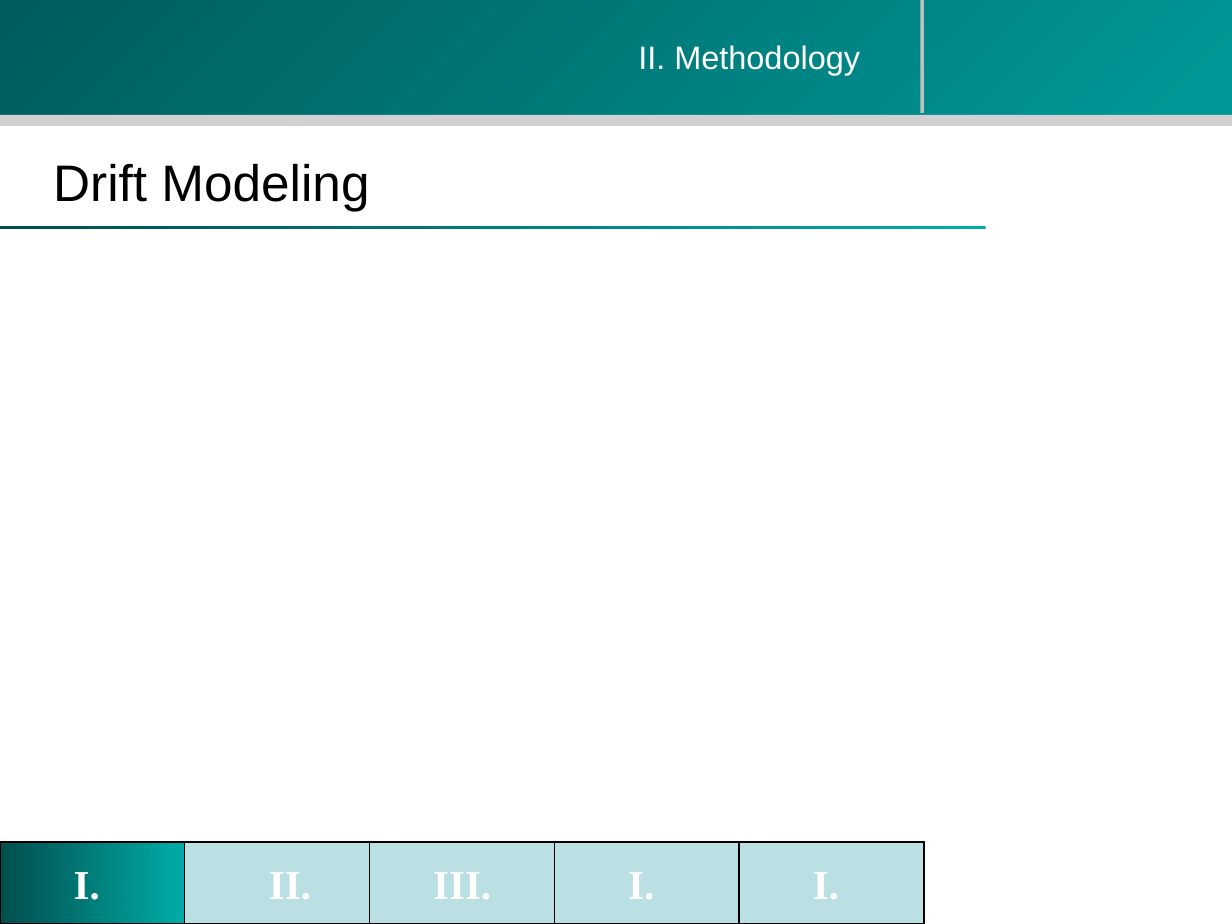
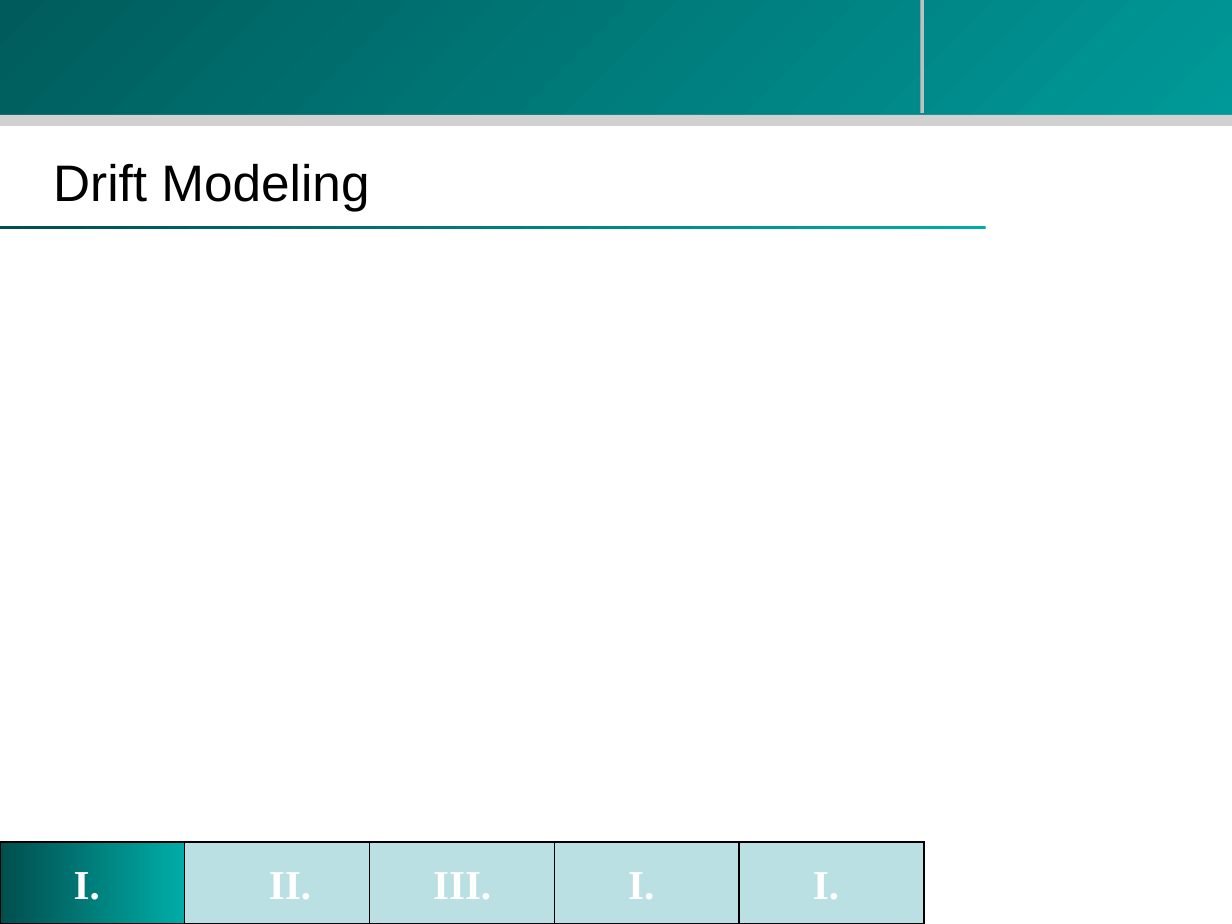
Before and after one commit to zhouzhenghui/svnrepository, a slide deck: slide 2 of SVNRepository/M.Eng Final Presentation-take2.ppt. Drawn at 1232x924 pixels with LibreOffice and Linux fonts; fonts in the diff are those of the drawing; background and template pictures are left out. Boxes give left, top, right and bottom in pixels: in the first picture for what was removed or moved away, otherwise in the second. Text is boxed around its words. In the diff, an @@ line names an element or a change of style, - is before the commit and + after.

```diff
--- a/SVNRepository/M.Eng Final Presentation-take2.ppt
+++ b/SVNRepository/M.Eng Final Presentation-take2.ppt
@@ text removed at (638, 45, 860, 75) @@
-II. Methodology
```
Also in this commit, not shown: 1 other slide changed, 2 slides removed.
